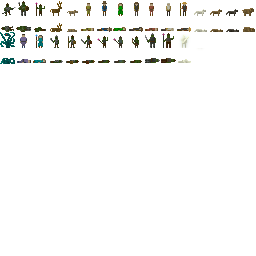
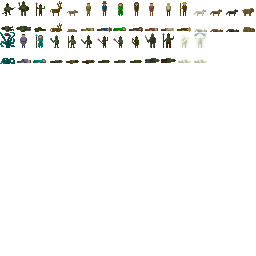
Comparing the layer stacks of the two 256×256 images. Changes:
painted on "Background" over left=193, top=31, right=216, bottom=63
